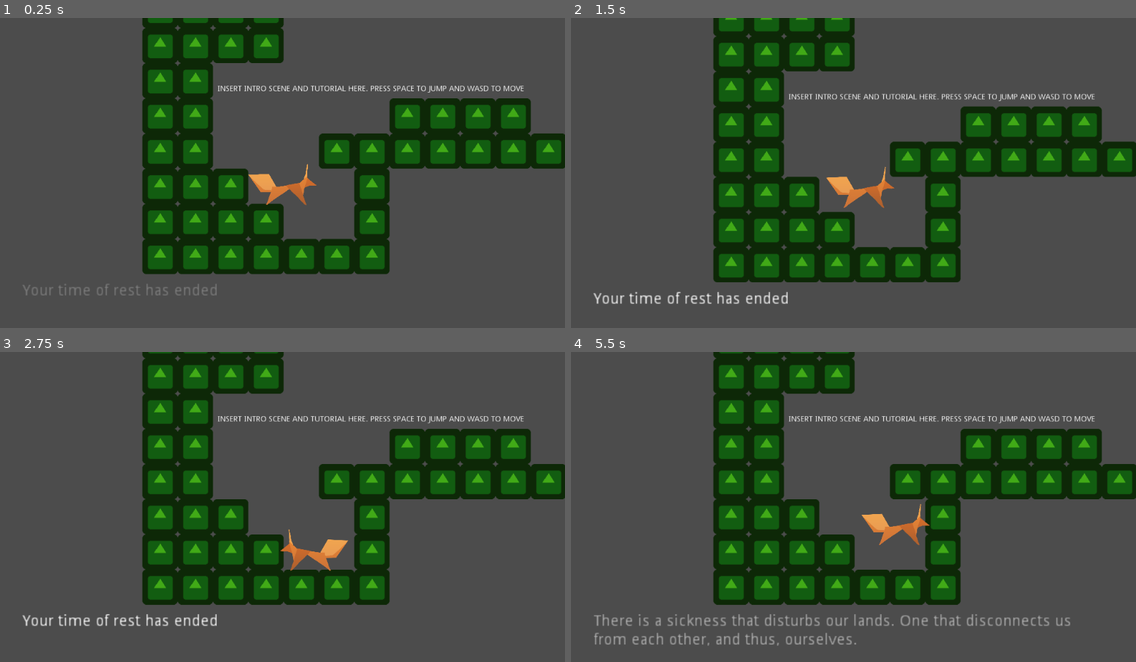
Above: before the commit, frames 1-4 (two rows, left to right).
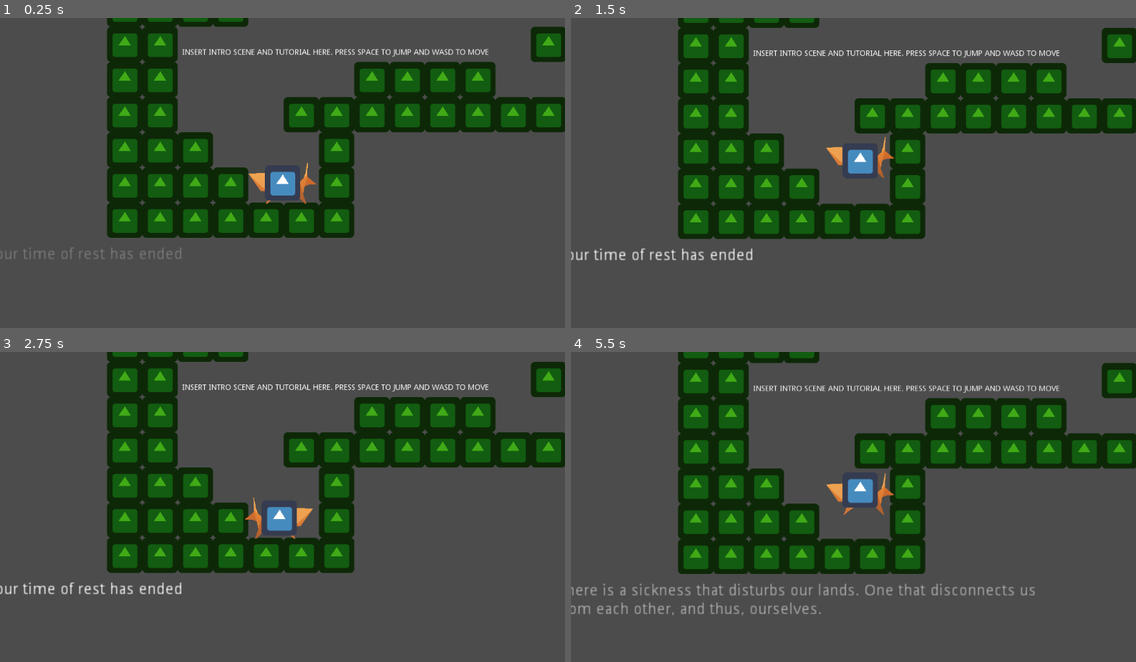
Above: after the commit, the same moments.

Repository: yeetables/Gami
Game: Godot game, scene res://Scenes/World.tscn
The game is run twice, just before and just after one commit, with the same random seed, the same clock (stepped at 60 frames per second) and the same inputs. The engine's default icon, where the game draws it, is replaced by a stand-in: a white triangle on a blue panel in a dark square.
Inputs (mouse positions are in pixels of both pictures, inside the frame that each line leads up to):
- Up to frame 1 (0.25 s): no input
- Up to frame 2 (1.5 s): tap Space at 0.5, 0.77, 1.25 s; move the mouse to (977, 166) at 0.52 s; hold D (ui_right) from 0.53 s (still down); click (977, 166) at 0.67 s; move the mouse to (740, 200) at 1.27 s; click (740, 200) at 1.42 s
- Up to frame 3 (2.75 s): tap Space at 1.52, 2 s; move the mouse to (339, 445) at 2.02 s; release D (ui_right) at 2.03 s; hold A (ui_left) from 2.03 s (still down); click (339, 445) at 2.17 s
- Up to frame 4 (5.5 s): tap Space at 2.75, 3.02, 3.5, 3.77, 4.25, 4.52 s; move the mouse to (825, 581) at 2.77 s; release A (ui_left) at 2.78 s; hold D (ui_right) 2.78-4.28 s; click (825, 581) at 2.92 s; move the mouse to (1023, 565) at 3.52 s; click (1023, 565) at 3.67 s; move the mouse to (684, 466) at 4.27 s; hold A (ui_left) 4.28-5.03 s; click (684, 466) at 4.42 s; move the mouse to (881, 516) at 5.02 s; hold D (ui_right) from 5.03 s (still down); click (881, 516) at 5.17 s

The runs differ from the first frame. In frame 1, 30% of the frame differs, in the area x 0-100%, y 0-90%; in frame 2, 38%, in the area x 0-100%, y 0-93%; in frame 3, 31%; in frame 4, 33%.

Commit message:
Replaced fixed camera with cinematic camera

Diff:
--- a/src/Scenes/Player.tscn
+++ b/src/Scenes/Player.tscn
@@ -36,28 +36,3 @@
 scale = Vector2( 0.2, 0.2 )
 texture = ExtResource( 2 )
 _sections_unfolded = [ "Animation", "Transform" ]
-
-[node name="Camera2D" type="Camera2D" parent="Body" index="2"]
-
-anchor_mode = 1
-rotating = false
-current = true
-zoom = Vector2( 1, 1 )
-limit_left = -10000000
-limit_top = -10000000
-limit_right = 10000000
-limit_bottom = 10000000
-limit_smoothed = false
-drag_margin_h_enabled = true
-drag_margin_v_enabled = true
-smoothing_enabled = false
-smoothing_speed = 5.0
-offset_v = 0.0
-offset_h = 0.0
-drag_margin_left = 0.2
-drag_margin_top = 0.2
-drag_margin_right = 0.2
-drag_margin_bottom = 0.2
-editor_draw_screen = true
-editor_draw_limits = false
-editor_draw_drag_margin = false
--- a/src/Scenes/World.tscn
+++ b/src/Scenes/World.tscn
@@ -9,6 +9,8 @@
 [ext_resource path="res://Scripts/WaterAreaExit.gd" type="Script" id=7]
 [ext_resource path="res://Scripts/WaterAreaEnter.gd" type="Script" id=8]
 [ext_resource path="res://Assets/Sounds/BGambience1.WAV" type="AudioStream" id=9]
+[ext_resource path="res://Scripts/CameraMan.gd" type="Script" id=10]
+[ext_resource path="res://Assets/icon.png" type="Texture" id=11]
 
 [sub_resource type="Animation" id=1]
 
@@ -206,8 +208,8 @@
 
 [node name="Player" parent="." index="4" instance=ExtResource( 4 )]
 
-position = Vector2( 125.913, 473.815 )
-_sections_unfolded = [ "Transform" ]
+position = Vector2( 190, 530 )
+_sections_unfolded = [ "Material", "Transform", "Visibility", "Z Index" ]
 
 [node name="TextLabels" type="Control" parent="." index="5"]
 
@@ -691,6 +693,47 @@
 bus = "Master"
 area_mask = 1
 
+[node name="CameraMan" type="KinematicBody2D" parent="." index="25"]
+
+position = Vector2( 190, 540 )
+input_pickable = false
+collision_layer = 1
+collision_mask = 1
+collision/safe_margin = 0.08
+script = ExtResource( 10 )
+_sections_unfolded = [ "Transform" ]
+
+[node name="Camera2D" type="Camera2D" parent="CameraMan" index="0"]
+
+anchor_mode = 1
+rotating = false
+current = true
+zoom = Vector2( 1, 1 )
+limit_left = -10000000
+limit_top = -10000000
+limit_right = 10000000
+limit_bottom = 10000000
+limit_smoothed = false
+drag_margin_h_enabled = true
+drag_margin_v_enabled = true
+smoothing_enabled = false
+smoothing_speed = 5.0
+offset_v = 0.0
+offset_h = 0.0
+drag_margin_left = 0.2
+drag_margin_top = 0.2
+drag_margin_right = 0.2
+drag_margin_bottom = 0.2
+editor_draw_screen = true
+editor_draw_limits = false
+editor_draw_drag_margin = false
+_sections_unfolded = [ "Offset", "Transform" ]
+
+[node name="icon" type="Sprite" parent="CameraMan" index="1"]
+
+texture = ExtResource( 11 )
+_sections_unfolded = [ "Transform" ]
+
 [connection signal="animation_finished" from="TextPlayer" to="." method="_on_TextPlayer_animation_finished"]
 
 [connection signal="body_entered" from="SquirrelCollision" to="." method="_on_SquirrelCollision_body_entered"]
--- /dev/null
+++ b/src/Scripts/CameraMan.gd
@@ -0,0 +1,31 @@
+extends KinematicBody2D
+
+# class member variables go here, for example:
+# var a = 2
+# var b = "textvar"
+var velocity = Vector2()
+var target = Vector2()
+var speed = 300
+
+func _ready():
+	# Called when the node is added to the scene for the first time.
+	# Initialization here
+	pass
+
+#func _process(delta):
+#	# Called every frame. Delta is time since last frame.
+#	# Update game logic here.
+#	pass
+func _physics_process(delta):
+	if Input.is_mouse_button_pressed(BUTTON_RIGHT) == false:
+		#print(Global.PLAYER_POS, position)
+		target = Global.PLAYER_POS
+		velocity = (target - position).normalized() * speed
+		if(target - position).length() > 5:
+			move_and_slide(velocity)
+	else:
+		#print("camera")
+		velocity.y = 0
+		velocity.x = -1
+		velocity = velocity.normalized() * speed
+		move_and_slide(velocity)
--- a/src/Scripts/Global.gd
+++ b/src/Scripts/Global.gd
@@ -13,7 +13,7 @@
 
 var CURRENT_FORM = FOX
 var PLAYER_POS = Vector2()
-var CAMERA_POS = Vector2()
+#var CAMERA_POS = Vector2()
 var PLAYER_INSTANCE = null
 
 var PLAYER_IN_CLIMING_AREA = false
@@ -29,7 +29,7 @@
 func _physics_process(delta):
     if PLAYER_INSTANCE:
         PLAYER_POS = PLAYER_INSTANCE.get_node("Body").get_global_position()
-        CAMERA_POS = PLAYER_INSTANCE.get_node("Body/Camera2D").get_global_position()
+        #CAMERA_POS = PLAYER_INSTANCE.get_node("Body/Camera2D").get_global_position()
 
 func switch_form():
     PLAYER_INSTANCE.queue_free()
@@ -52,8 +52,8 @@
 #    get_tree().set_current_scene(instance)
 #    set_child_pos(instance, PLAYER_POS)
     instance.get_node("Body").set_global_position(PLAYER_POS)
-    instance.get_node("Body/Camera2D").set_global_position(CAMERA_POS)
-    print(PLAYER_POS, CAMERA_POS)
+    #instance.get_node("Body/Camera2D").set_global_position(CAMERA_POS)
+    print(PLAYER_POS) #CAMERA_POS)
     print(instance.get_global_position())
     print(instance.get_node("Body").get_global_position())
 
Not shown: 1 places in src/Scenes/World.tscn that only renumber resources
